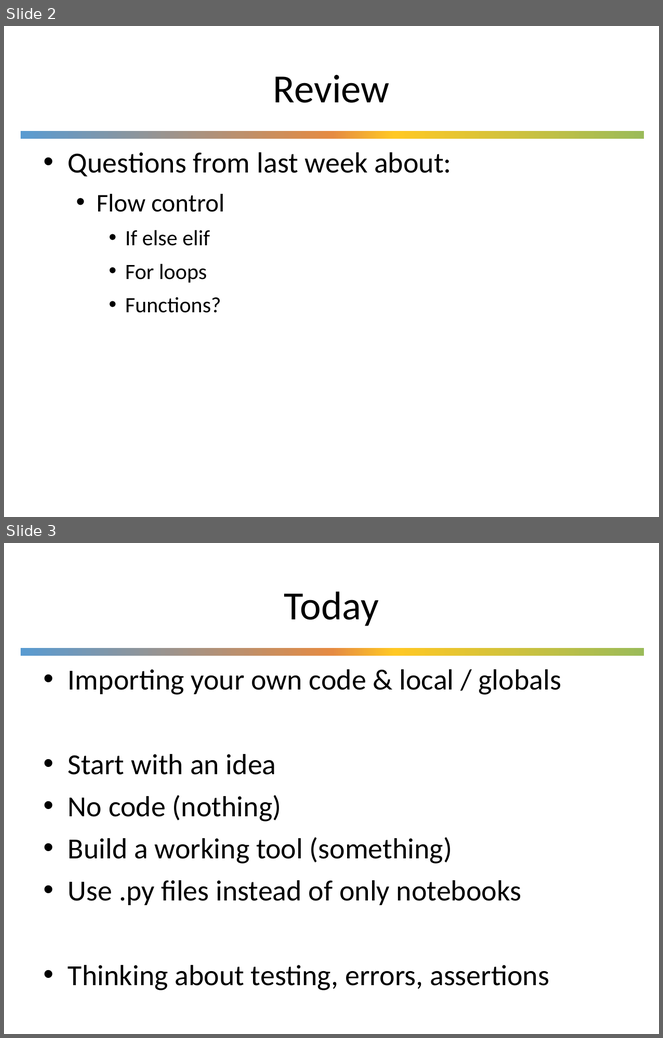
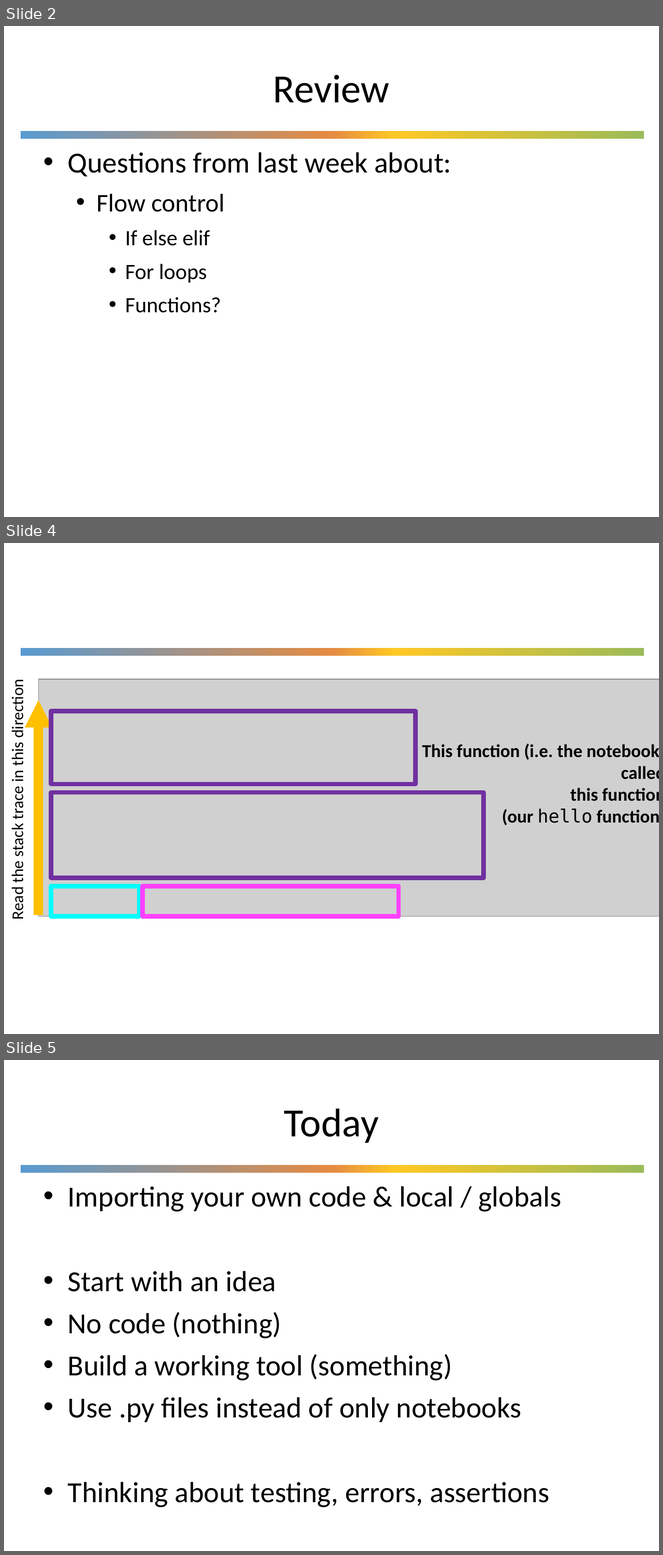
Before and after one commit to UWDIRECT/UWDIRECT.github.io, a slide deck: Wi21_content/SEDS/L6.NothingToSomething.pptx. Shown one above the other, each under a label of ours: slides 2 and 3 before the commit, slides 2, 4 and 5 after it; the slides between them are not shown. The pictures are 663x1038 and 663x1555 pixels, drawn with LibreOffice and Linux fonts; fonts in the diff are those of the drawing; grey boxes stand for pictures; background and template pictures are left out. Boxes give left, top, right and bottom in pixels: in the first picture for what was removed or moved away, otherwise in the second. Text is boxed around its words. In the diff, an @@ line names an element or a change of style, - is before the commit and + after.

Commit message:
fixed up notebook and ppt for today

```diff
--- a/Wi21_content/SEDS/L6.NothingToSomething.pptx
+++ b/Wi21_content/SEDS/L6.NothingToSomething.pptx
@@ slide 4 added at box(4, 543, 659, 1034), background #FFFFFF; not listed: 1 template element that a slide beside it also shows @@
@@ group added at box(8, 679, 659, 919): 4 rectangles, 2 texts, 1 picture, 1 arrow @@
+Read the stack trace in this direction
+This function (i.e. the notebook)
+called
+this function
+(our hello function)
@@ what was slide 3 is now slide 5 @@
```
Also in this commit, not shown: 1 slide changed, 1 other slide added, 1 other file.
